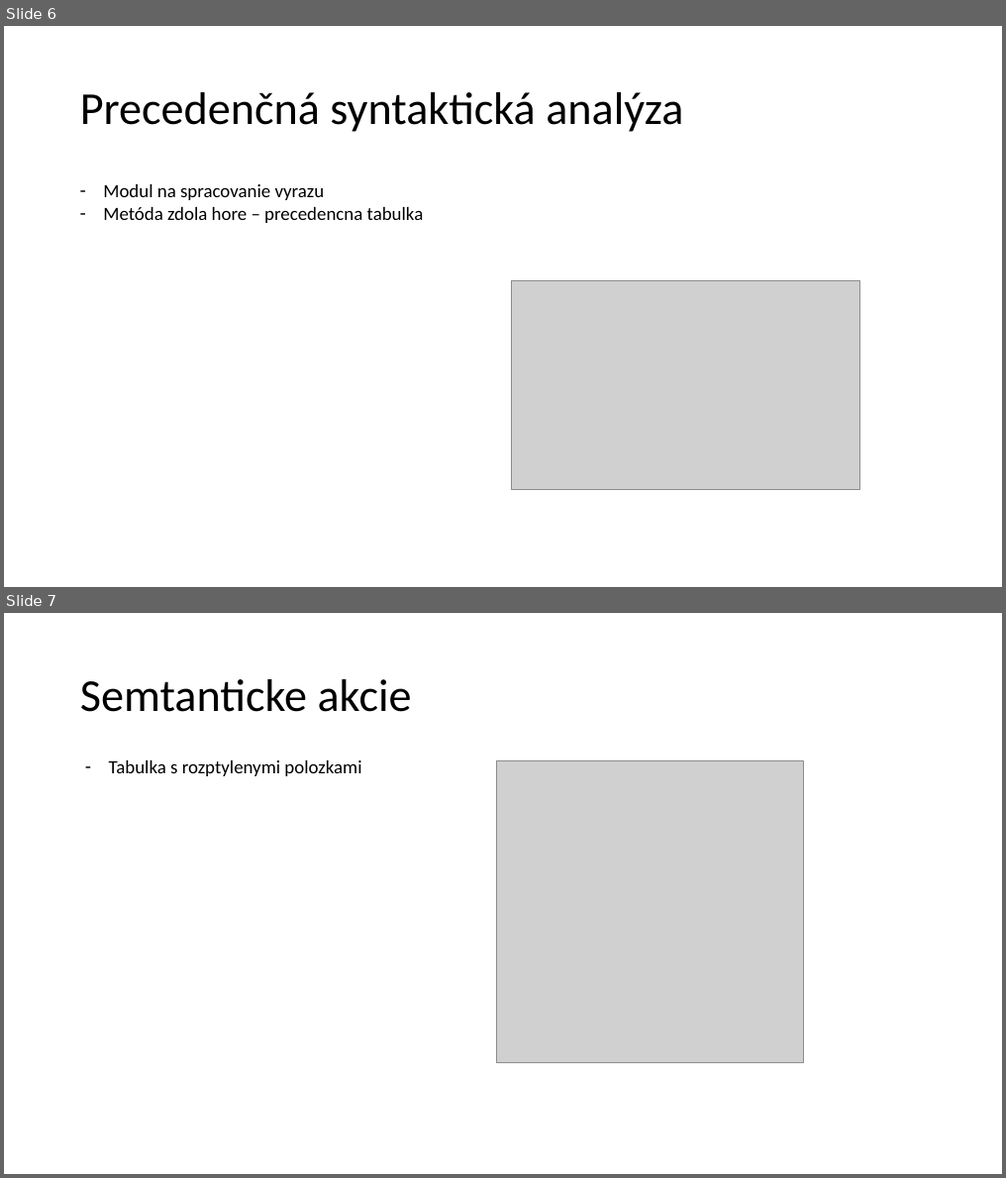
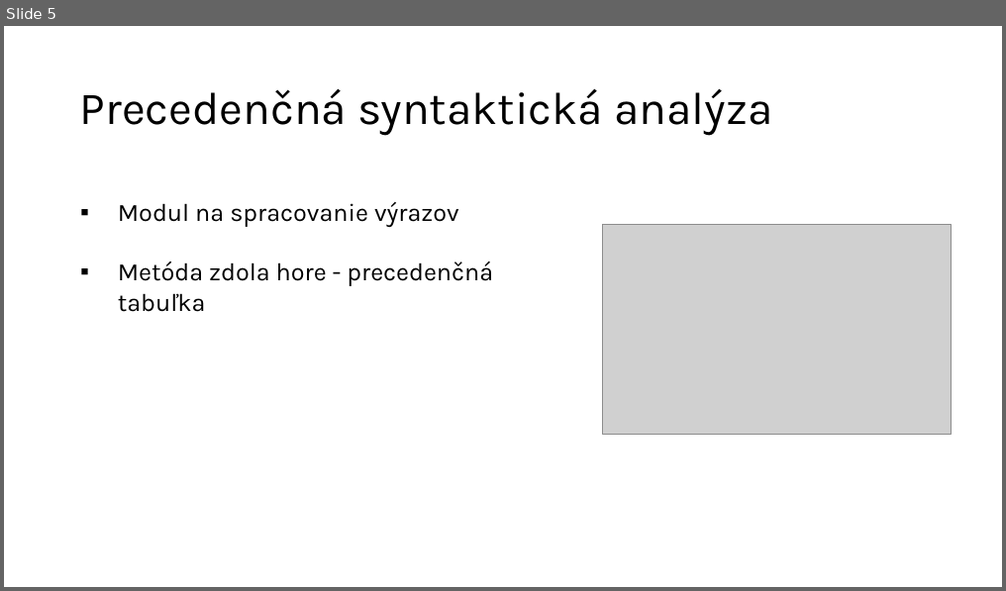
Before and after one commit to AndreiShchepa/BUT_COMPILER_2021, a slide deck: documentation/Presentation.pptx. Shown one above the other, each under a label of ours: slides 6 and 7 before the commit, slide 5 after it. The pictures are 1006x1178 and 1006x591 pixels, drawn with LibreOffice and Linux fonts; fonts in the diff are those of the drawing; grey boxes stand for pictures. Boxes give left, top, right and bottom in pixels: in the first picture for what was removed or moved away, otherwise in the second. Text is boxed around its words. In the diff, an @@ line names an element or a change of style, - is before the commit and + after.

```diff
--- a/documentation/Presentation.pptx
+++ b/documentation/Presentation.pptx
@@ slide 7 removed at (4, 613, 1002, 1174), background #FFFFFF @@
@@ title removed at (80, 679, 412, 712) @@
-Semtanticke akcie
@@ text removed at (109, 761, 361, 776) @@
-– Tabulka s rozptylenymi polozkami
@@ picture removed at (497, 761, 803, 1062) @@
@@ what was slide 6 is now slide 5 @@
@@ slide 5 changed as well @@
@@ title "Precedenčná syntaktická analýza" at (80, 88, 772, 135): font Calibri to Karla @@
@@ text at (118, 202, 493, 312): text changed; size 18 to 24 pt; font Calibri to Karla @@
-– Modul na spracovanie vyrazu
-– Metóda zdola hore – precedencna tabulka
+▪ Modul na spracovanie výrazov
+▪ Metóda zdola hore - precedenčná tabuľka
@@ picture: place and size @@
-picture at (512, 280, 860, 490)
+picture at (603, 225, 951, 435)
```
Also in this commit, not shown: 5 other slides changed, 2 slides added, 3 other slides removed, 1 other file.
